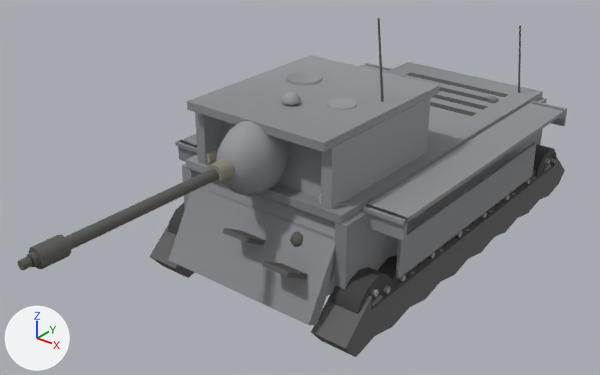
Before and after pictures for a commit that changed the glTF model client/assets/models/stug3.glb.
Before and after are seen from a 50 mm lens placed at (6.63, -10.36, 6.7), pointed at (-0.08, -1.96, 1.49). Arrows for +X, +Y and +Z are at lower left; the lights stay in place. The picture after the commit comes second. Where no turn or scale is listed for an object, it has been applied to the vertices. Vertices at exactly the same position are counted once.

Names of what the first picture shows: 'barrel', 'glacis', 'hullSide', 'hullTop', 'lowerPlate', 'mantlet', 'tracks', 'turretRoof', 'turretSide', 'wheel14', 'wheel15' and 8 more.
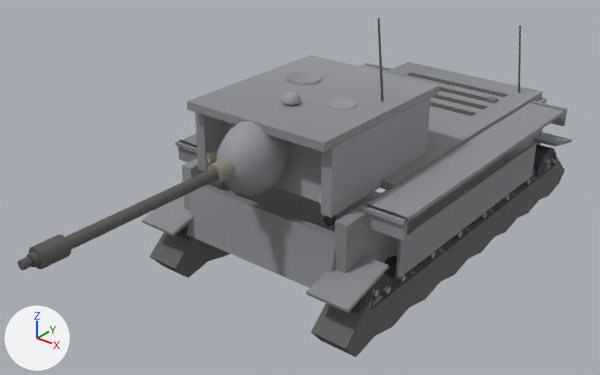
Where the change shows, as pixel boxes (x1, y1, x2, y2) in the pictures (600 x 375 px; the box of a moved part takes in the faces that stretch with it):
'glacis', reshaped
    before: (169, 172, 351, 325)
    after: (221, 182, 381, 232)
'tracks', reshaped (11% taller)
    before: (149, 155, 565, 357)
    after: (142, 132, 572, 357)
'hullTop', reshaped
    before: (186, 62, 543, 224)
    after: (380, 62, 543, 190)
part 1 of me_mesh_16, added
    after: (142, 132, 572, 313)
part 2 of me_mesh_18, moved or reshaped
    before: (290, 232, 303, 247)
    after: (323, 215, 336, 226)
part 3 of me_mesh_18, moved or reshaped (not visible afterwards)
    before: (223, 228, 265, 245)
part 4 of me_mesh_18, moved or reshaped (not visible afterwards)
    before: (262, 261, 307, 279)
part 5 of me_mesh_18, moved or reshaped
    before: (169, 172, 351, 325)
    after: (221, 182, 381, 232)
'lowerPlate', unchanged, uncovered by the edit
    before: (199, 187, 335, 296)
    after: (187, 184, 335, 288)
'wheel14', unchanged, covered by the edit
    before: (331, 267, 393, 314)
    after: (350, 273, 393, 314)

The change, as a list of edits to the scene's bpy script:
```text
Change me_mesh_16:
    used by ob_tracks; location = (0.0, 0.0, 0.0)
    remove me_mesh_16.from_pydata(...)  # 160 vertices, 296 faces; spans x -1.79..1.79, y -3.4..3.4, z 0.1..1.13
    add me_mesh_16.from_pydata(...)  # 192 vertices, 344 faces; spans x -1.84..1.84, y -3.44..3.4, z 0.1..1.22
    me_mesh_16 part 1
    16 vertices are added at x -1.84..1.2, y -3.44..3.4, z 0.94..1.22
    16 new vertices lie (0.64, 0.0, 0.0) away from vertices in x -1.84..1.2, y -3.44..3.4, z 0.94..1.22
    48 new faces join them
Change me_mesh_18:
    used by ob_glacis; location = (0.0, 0.0, 0.0)
    before: 0 (1.28, -2.68, 1.95) at pixel (348, 203), 1 (1.28, -3.49, 0.55) at pixel (308, 325), 2 (1.28, -2.51, 1.85), 3 (1.28, -3.31, 0.45) at pixel (316, 325), 4 (-1.28, -2.51, 1.85)
    before: 5 (-1.28, -3.31, 0.45), 6 (-1.28, -2.68, 1.95), 7 (-1.28, -3.49, 0.55) at pixel (168, 260)
    remove me_mesh_18.from_pydata(...)  # 66 vertices, 108 faces; spans x -1.28..1.28, y -3.58..-2.0, z 0.45..1.97
    add me_mesh_18.from_pydata(...)  # 66 vertices, 108 faces; spans x -1.28..1.28, y -2.86..-1.28, z 0.5..1.97
    me_mesh_18 part 2: the loose piece of 26 vertices spanning x 0.59..0.83, y -3.09..-2.85, z 1.23..1.47 is moved by (0.0, 0.72, 0.0)
    me_mesh_18 part 3: the loose piece of 8 vertices spanning x -0.21..0.25, y -3.48..-2.74, z 0.97..1.44 is moved by (0.0, 0.72, 0.0)
    me_mesh_18 part 4: the loose piece of 8 vertices spanning x 0.59..1.04, y -3.58..-2.84, z 0.8..1.26 is moved by (0.0, 0.72, 0.0)
    me_mesh_18 part 5
    add for i in [0, 2, 4, 6]: me_mesh_18.vertices[i].co += Vector((0.0, 0.67, -0.09))
    add for i in [1, 3, 5, 7]: me_mesh_18.vertices[i].co += Vector((0.0, 0.75, 0.05))
    other edits to the shape of me_mesh_18 do not show in these pictures
Change me_mesh_21:
    used by ob_hulltop; location = (0.0, 0.0, 0.0)
    before: 0 (1.36, -2.95, 1.91) at pixel (341, 215), 1 (1.36, -2.95, 1.79) at pixel (341, 224), 6 (-1.36, -2.95, 1.91) at pixel (185, 159), 7 (-1.36, -2.95, 1.79) at pixel (186, 167)
    remove me_mesh_21.from_pydata(...)  # 76 vertices, 124 faces; spans x -1.36..1.36, y -2.95..2.95, z 1.79..1.96
    add me_mesh_21.from_pydata(...)  # 76 vertices, 124 faces; spans x -1.36..1.36, y -1.78..2.95, z 1.79..1.96
    me_mesh_21 part 6
    add for i in [0, 1, 6, 7]: me_mesh_21.vertices[i].co += Vector((0.0, 1.17, 0.0))
```
